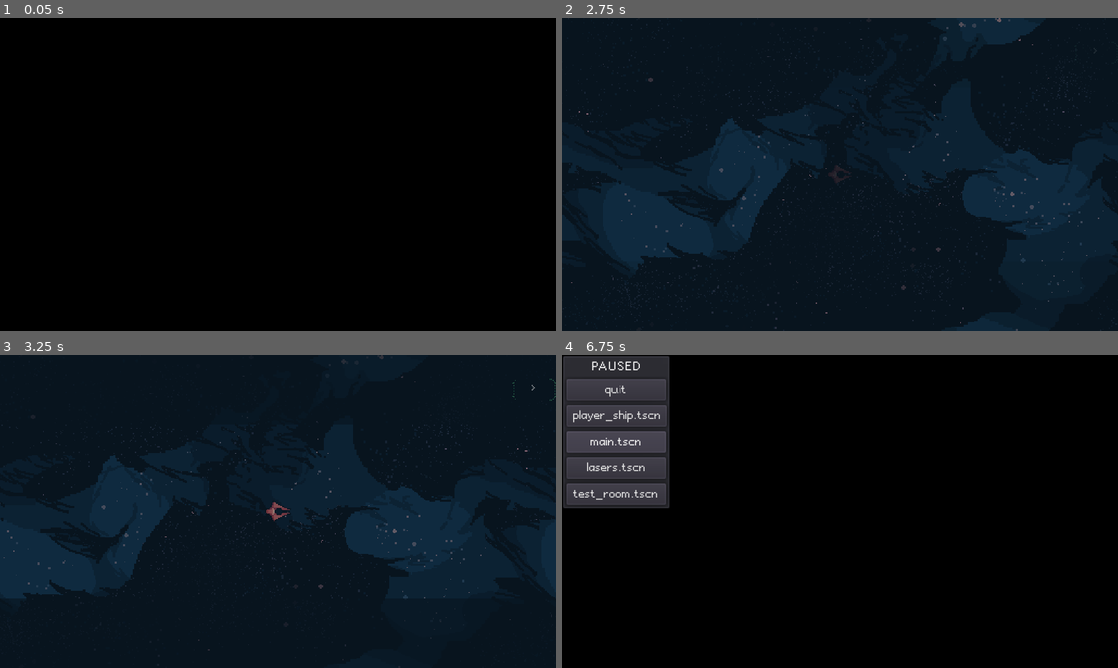
Above: before the commit, frames 1-4 (two rows, left to right).
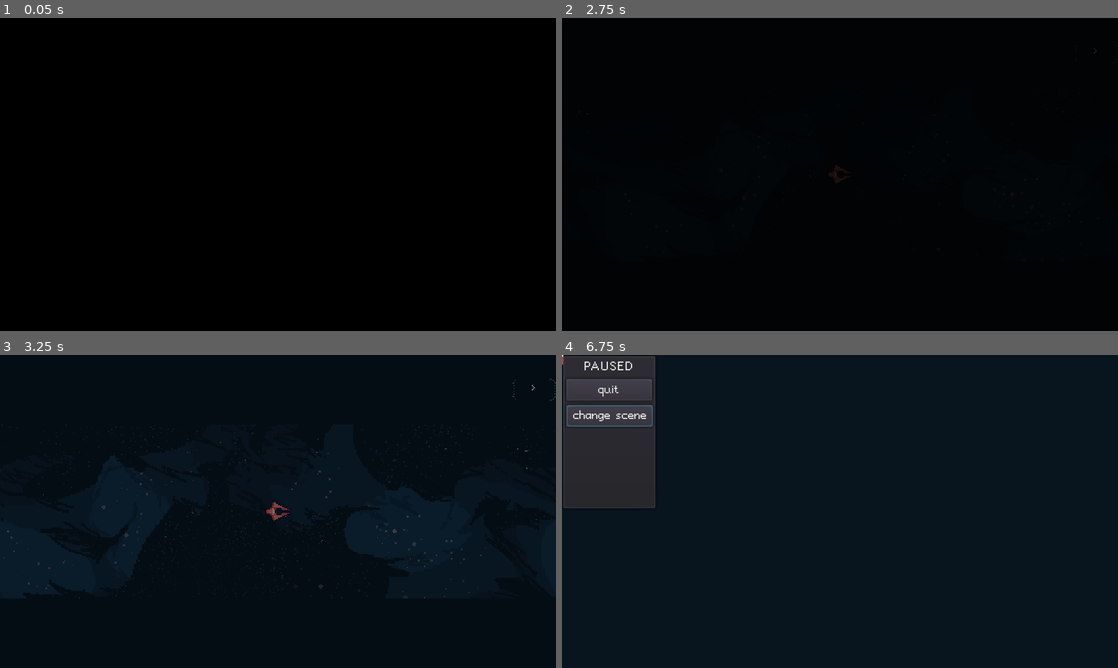
Above: after the commit, the same moments.

Repository: boukew99/godot_wild_jam_34
Game: Godot game, scene res://physics/1d/title_screen.tscn
Same seed, same stepped clock (60 frames per second), same inputs: the game is played once before the commit and once after it.
Inputs (mouse positions are in pixels of both pictures, inside the frame that each line leads up to):
- Up to frame 1 (0.05 s): no input
- Up to frame 2 (2.75 s): tap Enter at 0.5, 2 s; hold Right (move_right) 0.53-1.28 s; hold V (bomb) 0.53-1.28 s; tap Z (laser) at 0.8, 1.35 s; tap Space at 1.25 s; hold Down (move_down) 1.28-2.03 s; tap C (nitro) at 1.55 s; hold Right (move_right) from 2.03 s (still down); hold C (nitro) from 2.03 s (still down); tap V (bomb) at 2.3 s
- Up to frame 3 (3.25 s): release Right (move_right) at 2.78 s; release C (nitro) at 2.78 s; hold Up (move_up) from 2.78 s (still down); tap V (bomb) at 2.85 s; tap Z (laser) at 3.05 s
- Up to frame 4 (6.75 s): release Up (move_up) at 3.53 s; hold Left (move_left) 3.53-4.25 s; hold Z (laser) 3.53-4.25 s; tap C (nitro) at 3.8 s; tap Escape (pause) at 4.15 s; click (617, 414) at 4.25 s, where only the run before the commit has a clickable "player_ship.tscn"; click (617, 414) at 5 s, where only the run before the commit has a clickable "player_ship.tscn"; click (612, 414) at 5.75 s, where only the run after the commit has a clickable "change scene"; click (617, 442) at 6.5 s, where only the run before the commit has a clickable "main.tscn"

Frame 1 is identical in both runs. In frame 2, 100% of the frame differs, in the area x 0-100%, y 0-100%; in frame 3, 0.3%; in frame 4, 94%.

Commit message:
scene_menu and transition

Diff:
--- a/godot_wild_jam_34/physics/1d/autoload/boot_catch.tscn
+++ /dev/null
@@ -1,44 +0,0 @@
-[gd_scene load_steps=2 format=2]
-
-[sub_resource type="Animation" id=1]
-resource_name = "queue_out"
-tracks/0/type = "value"
-tracks/0/path = NodePath("ColorRect:color")
-tracks/0/interp = 1
-tracks/0/loop_wrap = true
-tracks/0/imported = false
-tracks/0/enabled = true
-tracks/0/keys = {
-"times": PoolRealArray( 0, 1 ),
-"transitions": PoolRealArray( 1, 1 ),
-"update": 0,
-"values": [ Color( 0, 0, 0, 1 ), Color( 0, 0, 0, 0 ) ]
-}
-tracks/1/type = "method"
-tracks/1/path = NodePath(".")
-tracks/1/interp = 1
-tracks/1/loop_wrap = true
-tracks/1/imported = false
-tracks/1/enabled = true
-tracks/1/keys = {
-"times": PoolRealArray( 1 ),
-"transitions": PoolRealArray( 1 ),
-"values": [ {
-"args": [  ],
-"method": "queue_free"
-} ]
-}
-
-[node name="BootCatch" type="CanvasLayer"]
-
-[node name="ColorRect" type="ColorRect" parent="."]
-anchor_right = 1.0
-anchor_bottom = 1.0
-color = Color( 0, 0, 0, 1 )
-__meta__ = {
-"_edit_use_anchors_": false
-}
-
-[node name="AnimationPlayer" type="AnimationPlayer" parent="."]
-autoplay = "queue_out"
-anims/queue_out = SubResource( 1 )
--- a/godot_wild_jam_34/physics/1d/autoload/pause.tscn
+++ b/godot_wild_jam_34/physics/1d/autoload/pause.tscn
@@ -1,7 +1,7 @@
 [gd_scene load_steps=3 format=2]
 
 [ext_resource path="res://physics/1d/autoload/pause.gd" type="Script" id=1]
-[ext_resource path="res://physics/1d/change_scene.tscn" type="PackedScene" id=2]
+[ext_resource path="res://physics/1d/scene_menu.tscn" type="PackedScene" id=2]
 
 [node name="CanvasLayer" type="CanvasLayer"]
 
@@ -16,7 +16,7 @@
 [node name="VBoxContainer" type="VBoxContainer" parent="Pause"]
 margin_left = 4.0
 margin_top = 4.0
-margin_right = 49.0
+margin_right = 86.0
 margin_bottom = 138.0
 __meta__ = {
 "_edit_use_anchors_": false
@@ -38,32 +38,10 @@
 margin_bottom = 38.0
 text = "quit"
 
-[node name="VBoxContainer" type="VBoxContainer" parent="Pause/VBoxContainer"]
-margin_top = 42.0
-margin_right = 45.0
-margin_bottom = 134.0
-
-[node name="ChangeScene" parent="Pause/VBoxContainer/VBoxContainer" instance=ExtResource( 2 )]
-margin_right = 45.0
-room_path = "res://physics/2d/object/player_ship.tscn"
-
-[node name="ChangeScene2" parent="Pause/VBoxContainer/VBoxContainer" instance=ExtResource( 2 )]
-margin_top = 24.0
-margin_right = 45.0
-margin_bottom = 44.0
-room_path = "res://physics/main.tscn"
-
-[node name="ChangeScene3" parent="Pause/VBoxContainer/VBoxContainer" instance=ExtResource( 2 )]
-margin_top = 48.0
-margin_right = 45.0
-margin_bottom = 68.0
-room_path = "res://physics/2d/room/lasers.tscn"
-
-[node name="ChangeScene4" parent="Pause/VBoxContainer/VBoxContainer" instance=ExtResource( 2 )]
-margin_top = 72.0
-margin_right = 45.0
-margin_bottom = 92.0
-room_path = "res://physics/2d/room/test_room.tscn"
+[node name="SceneMenu" parent="Pause/VBoxContainer" instance=ExtResource( 2 )]
+text = "change scene"
+flat = false
+scenes = [ "res://physics/2d/object/player_ship.tscn", "res://physics/1d/title_screen.tscn", "res://physics/1d/intro.tscn", "res://physics/2d/room/lasers.tscn", "res://physics/2d/room/test_room.tscn", "res://physics/2d/space.tscn" ]
 
 [connection signal="about_to_show" from="Pause" to="Pause" method="_on_Pause_about_to_show"]
 [connection signal="popup_hide" from="Pause" to="Pause" method="_on_Pause_popup_hide"]
--- a/godot_wild_jam_34/physics/1d/intro.gd
+++ b/godot_wild_jam_34/physics/1d/intro.gd
@@ -1,20 +1,13 @@
 extends Control
-
-export(String, FILE, "*tscn") var next_scene
 
 signal done
 onready var anim = $AnimationPlayer
 
 func _ready():
-	show()
 	$Story/Button.grab_focus()
 	$Story.call_ready()
 
 func _on_Story_story_end():
 	anim.play("fly_off")
 	yield(anim, "animation_finished")
-	get_tree().change_scene(next_scene)
-
-
-func _on_Intro_visibility_changed():
-	anim.play("fade_in")
+	$Transition.change_scene()
--- a/godot_wild_jam_34/physics/1d/intro.tscn
+++ b/godot_wild_jam_34/physics/1d/intro.tscn
@@ -1,10 +1,11 @@
-[gd_scene load_steps=9 format=2]
+[gd_scene load_steps=10 format=2]
 
 [ext_resource path="res://physics/1d/intro.gd" type="Script" id=1]
 [ext_resource path="res://visual/galaxy.tscn" type="PackedScene" id=2]
 [ext_resource path="res://visual/spaceship_player.png" type="Texture" id=3]
 [ext_resource path="res://physics/1d/story_new.tscn" type="PackedScene" id=4]
 [ext_resource path="res://audio/music/theme_part2.ogg" type="AudioStream" id=5]
+[ext_resource path="res://physics/1d/transition.tscn" type="PackedScene" id=6]
 
 [sub_resource type="Animation" id=1]
 resource_name = "scroll"
@@ -25,18 +26,6 @@
 
 [sub_resource type="Animation" id=2]
 resource_name = "fade_in"
-tracks/0/type = "value"
-tracks/0/path = NodePath(".:modulate")
-tracks/0/interp = 1
-tracks/0/loop_wrap = true
-tracks/0/imported = false
-tracks/0/enabled = true
-tracks/0/keys = {
-"times": PoolRealArray( 0, 1 ),
-"transitions": PoolRealArray( 1, 1 ),
-"update": 0,
-"values": [ Color( 1, 1, 1, 0 ), Color( 1, 1, 1, 1 ) ]
-}
 
 [sub_resource type="Animation" id=3]
 resource_name = "fly_off"
@@ -67,14 +56,12 @@
 }
 
 [node name="Intro" type="Control"]
-modulate = Color( 1, 1, 1, 0 )
 anchor_right = 1.0
 anchor_bottom = 1.0
 script = ExtResource( 1 )
 __meta__ = {
 "_edit_use_anchors_": false
 }
-next_scene = "res://physics/2d/game.tscn"
 
 [node name="Galaxy" parent="." instance=ExtResource( 2 )]
 offset = Vector2( -215.04, 0 )
@@ -124,5 +111,7 @@
 stream = ExtResource( 5 )
 autoplay = true
 
-[connection signal="visibility_changed" from="." to="." method="_on_Intro_visibility_changed"]
+[node name="Transition" parent="." instance=ExtResource( 6 )]
+next_scene = "res://physics/2d/game.tscn"
+
 [connection signal="story_end" from="Story" to="." method="_on_Story_story_end"]
--- /dev/null
+++ b/godot_wild_jam_34/physics/1d/scene_menu.gd
@@ -0,0 +1,12 @@
+extends MenuButton
+
+export(Array, String, FILE, "*.tscn") var scenes
+
+func _ready():
+	var popup = get_popup()
+	popup.connect("index_pressed", self, "_on_SceneMenu_index_pressed")
+	for scene in scenes:
+		popup.add_item(scene.get_file())
+
+func _on_SceneMenu_index_pressed(index):
+	get_tree().change_scene(scenes[index])
--- /dev/null
+++ b/godot_wild_jam_34/physics/1d/scene_menu.tscn
@@ -0,0 +1,12 @@
+[gd_scene load_steps=2 format=2]
+
+[ext_resource path="res://physics/1d/scene_menu.gd" type="Script" id=1]
+
+[node name="SceneMenu" type="MenuButton"]
+margin_right = 12.0
+margin_bottom = 20.0
+focus_mode = 2
+script = ExtResource( 1 )
+__meta__ = {
+"_edit_use_anchors_": false
+}
--- a/godot_wild_jam_34/physics/1d/transition.tscn
+++ b/godot_wild_jam_34/physics/1d/transition.tscn
@@ -1,6 +1,21 @@
-[gd_scene load_steps=3 format=2]
+[gd_scene load_steps=4 format=2]
 
 [ext_resource path="res://physics/1d/transition.gd" type="Script" id=1]
+
+[sub_resource type="Animation" id=2]
+resource_name = "fade_in"
+tracks/0/type = "value"
+tracks/0/path = NodePath("ColorRect:color")
+tracks/0/interp = 1
+tracks/0/loop_wrap = true
+tracks/0/imported = false
+tracks/0/enabled = true
+tracks/0/keys = {
+"times": PoolRealArray( 0, 1 ),
+"transitions": PoolRealArray( 1, 1 ),
+"update": 0,
+"values": [ Color( 0, 0, 0, 1 ), Color( 0, 0, 0, 0 ) ]
+}
 
 [sub_resource type="Animation" id=1]
 resource_name = "fade_out"
@@ -14,10 +29,12 @@
 "times": PoolRealArray( 0, 1 ),
 "transitions": PoolRealArray( 1, 1 ),
 "update": 0,
-"values": [ Color( 0, 0, 0, 1 ), Color( 0, 0, 0, 0 ) ]
+"values": [ Color( 0, 0, 0, 0 ), Color( 0, 0, 0, 1 ) ]
 }
 
 [node name="Transition" type="Control"]
+anchor_right = 1.0
+anchor_bottom = 1.0
 script = ExtResource( 1 )
 __meta__ = {
 "_edit_use_anchors_": false
@@ -32,4 +49,6 @@
 }
 
 [node name="AnimationPlayer" type="AnimationPlayer" parent="."]
+autoplay = "fade_in"
+anims/fade_in = SubResource( 2 )
 anims/fade_out = SubResource( 1 )
--- a/godot_wild_jam_34/physics/2d/game.gd
+++ b/godot_wild_jam_34/physics/2d/game.gd
@@ -31,3 +31,7 @@
 
 func _on_LaserTarget16_on_toggle(active):
 	$Theme1.next()
+
+
+func _on_LaserTarget15_on_toggle(active):
+	$Theme1.next()
--- a/godot_wild_jam_34/physics/2d/game.tscn
+++ b/godot_wild_jam_34/physics/2d/game.tscn
@@ -1422,13 +1422,14 @@
 [connection signal="on_toggle" from="Space/LaserTarget12" to="Space/Door9" method="on_toggle"]
 [connection signal="on_toggle" from="Space/LaserTarget13" to="Space/Door9" method="on_toggle"]
 [connection signal="on_toggle" from="Space/LaserTarget14" to="Space/Door13" method="on_toggle"]
+[connection signal="on_toggle" from="Space/LaserTarget15" to="Space/Door10" method="on_toggle"]
 [connection signal="on_toggle" from="Space/LaserTarget15" to="Space/Door12" method="on_toggle"]
-[connection signal="on_toggle" from="Space/LaserTarget15" to="Space/Door10" method="on_toggle"]
 [connection signal="on_toggle" from="Space/LaserTarget15" to="Space/Door11" method="on_toggle"]
+[connection signal="on_toggle" from="Space/LaserTarget15" to="." method="_on_LaserTarget15_on_toggle"]
 [connection signal="on_toggle" from="Space/LaserTarget16" to="Space/Highway" method="on_toggle"]
+[connection signal="on_toggle" from="Space/LaserTarget16" to="Space/Door14" method="on_toggle"]
 [connection signal="on_toggle" from="Space/LaserTarget16" to="." method="_on_LaserTarget16_on_toggle"]
-[connection signal="on_toggle" from="Space/LaserTarget16" to="Space/Door14" method="on_toggle"]
+[connection signal="on_toggle" from="Space/LaserTarget17" to="Space/Door6" method="on_toggle"]
+[connection signal="on_toggle" from="Space/LaserTarget17" to="Space/Door8" method="on_toggle"]
 [connection signal="on_toggle" from="Space/LaserTarget17" to="Space/Door7" method="on_toggle"]
-[connection signal="on_toggle" from="Space/LaserTarget17" to="Space/Door8" method="on_toggle"]
-[connection signal="on_toggle" from="Space/LaserTarget17" to="Space/Door6" method="on_toggle"]
 [connection signal="on_toggle" from="Space/LaserTarget18" to="Space/Door15" method="on_toggle"]
--- a/godot_wild_jam_34/physics/2d/object/player_ship.gd
+++ b/godot_wild_jam_34/physics/2d/object/player_ship.gd
@@ -7,7 +7,10 @@
 onready var engine = $Engine
 
 func _physics_process(delta):
-	velocity = forward_steer(get_move_direction(), delta)
+	var move_dir = get_move_direction()
+	if engine.playing and not move_dir: engine.stop()
+	elif not engine.playing and move_dir: engine.play()
+	velocity = forward_steer(move_dir, delta)
 
 	if velocity:
 		rotation = lerp_angle(rotation, velocity.angle(), rotation_accel * delta) #for 180 case
@@ -21,11 +24,11 @@
 	elif event.is_action_released("laser"):
 		laser.stop_shoot()
 #
-#	if event.is_action_pressed("bomb"):
-#		bomb.release(velocity)
+	if event.is_action_pressed("bomb"):
+		bomb.release(velocity)
 #
-#	if event.is_action_pressed("nitro"):
-#		nitro.ignite()
+	if event.is_action_pressed("nitro"):
+		nitro.ignite()
 
 
 func get_move_direction():
--- a/godot_wild_jam_34/physics/2d/object/player_ship.tscn
+++ b/godot_wild_jam_34/physics/2d/object/player_ship.tscn
@@ -23,6 +23,7 @@
 script = ExtResource( 4 )
 velocity = Vector2( 200, 0 )
 acceleration = 1.8
+de_acceleration = 0.1
 speed = 200.0
 rotation_accel = 19
 
--- a/godot_wild_jam_34/project.godot
+++ b/godot_wild_jam_34/project.godot
@@ -46,7 +46,6 @@
 
 [autoload]
 
-BootCatch="*res://physics/1d/autoload/boot_catch.tscn"
 Pause="*res://physics/1d/autoload/pause.tscn"
 
 [display]
Not shown, changed: godot_wild_jam_34/audio/music/loops/track_1_groove_loop.ogg.import
